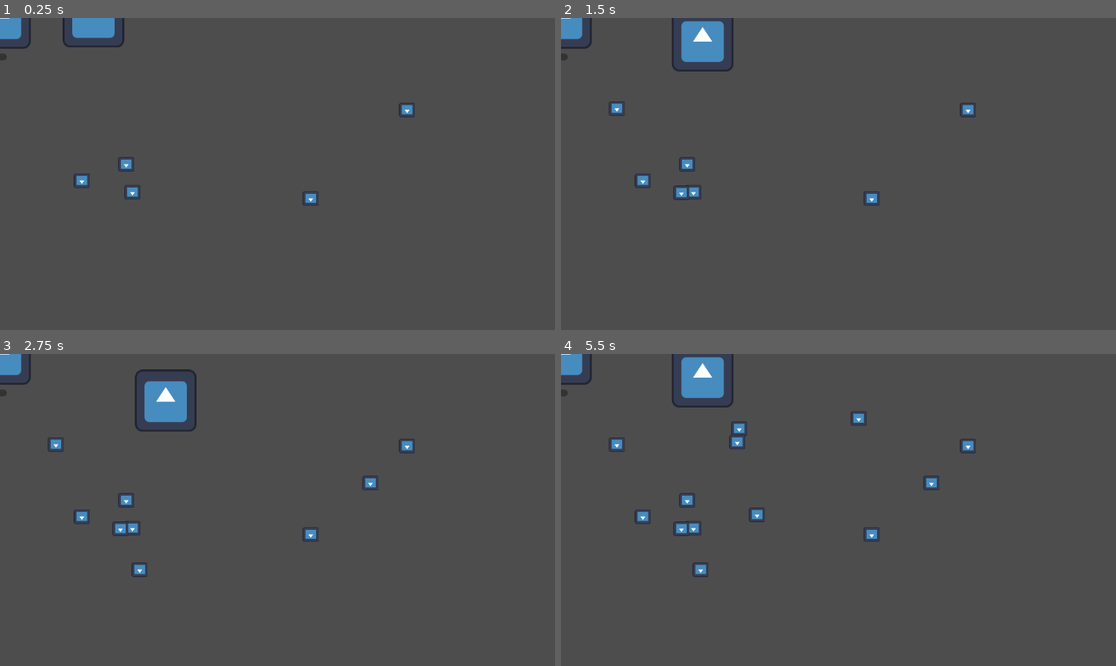
Above: before the commit, frames 1-4 (two rows, left to right).
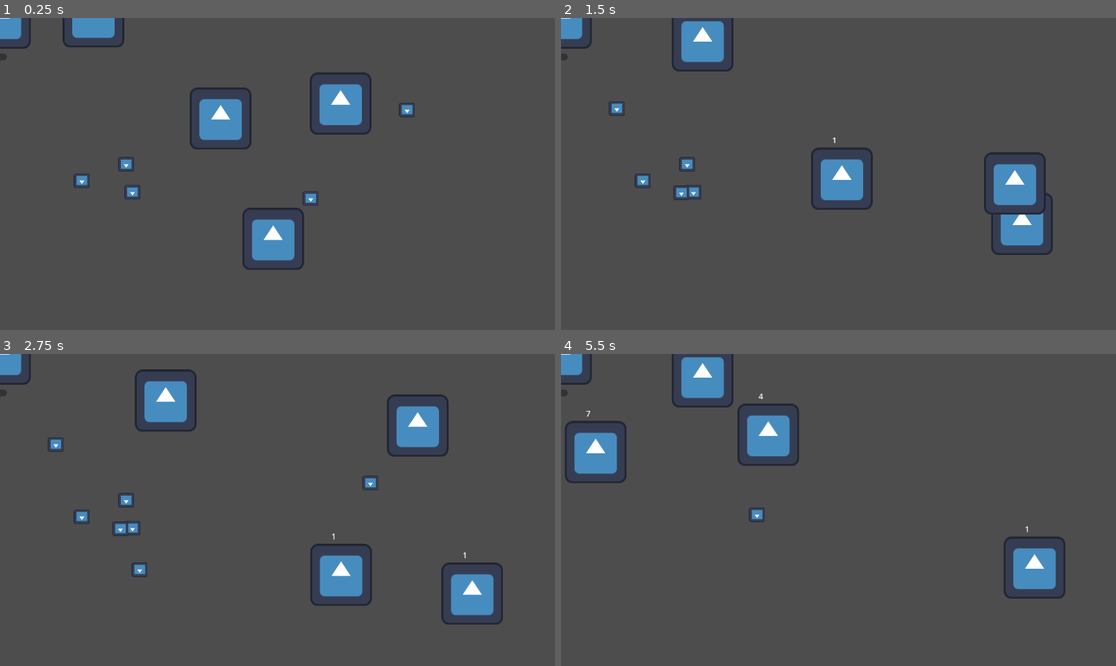
Above: after the commit, the same moments.

Repository: MenshikovMakxim/GodotGame1
Game: Godot game, scene res://main.tscn
Same seed, same stepped clock (60 frames per second), same inputs: the game is played once before the commit and once after it. The engine's default icon, where the game draws it, is replaced by a stand-in: a white triangle on a blue panel in a dark square.
Inputs:
- Up to frame 1 (0.25 s): no input
- Up to frame 2 (1.5 s): tap Enter at 0.5 s; hold Right 0.53-1.28 s; hold Down from 1.28 s (still down)
- Up to frame 3 (2.75 s): release Down at 2.03 s; hold Right from 2.03 s (still down)
- Up to frame 4 (5.5 s): release Right at 2.78 s; hold Up 2.78-3.53 s; hold Left 3.53-5.03 s; hold Down from 5.03 s (still down)

The runs differ from the first frame. In frame 1, 3.9% of the frame differs, in the area x 34-67%, y 17-81%; in frame 2, 3.7%; in frame 3, 4.0%; in frame 4, 4.8%, in the area x 0-91%, y 12-79%.

Commit message:
added AI-Hero

Diff:
--- a/new-game-project/coin.gd
+++ b/new-game-project/coin.gd
@@ -2,7 +2,8 @@
 
 
 func _on_area_entered(area: Area2D) -> void:
-	if area.name.begins_with("Hero2"):
-		self.get_parent().change_score(1)
+	if area.name.begins_with("Hero"):
+		#self.get_parent().change_score(1)
+		area.change_score(1)
 		queue_free()
 	pass # Replace with function body.
--- a/new-game-project/hero.gd
+++ b/new-game-project/hero.gd
@@ -1,12 +1,38 @@
 extends Node2D
 
 @export var speed=100
+@export var isAI = false
+var dirX = 1
+var dirY = 1
+var timeOfmovement = 0
+var timeOfDirChange = 3
+
+var score = 0
+
+func change_score(delta):
+	score+=delta
+	$Score.text = str(score)
 
 func _process(delta: float) -> void:
 	#self.position.x+=0.2
+	if isAI:
+		self.position.x+=speed*delta*dirX
+		self.position.y+=speed*delta*dirY
+		if self.position.x>=1092 or self.position.x<=60:
+			dirX = -dirX
+		if self.position.y>=588 or self.position.y<=60:
+			dirY = -dirY
+
+		timeOfDirChange+=delta
+		if timeOfmovement>=timeOfDirChange:
+			timeOfmovement=0
+			dirX = randf_range(-1,1)
+			dirY = randf_range(-1,1)
 	pass
 
 func _input(event: InputEvent) -> void:
+	if isAI:
+		return
 	print(event)
 	if event is InputEventKey:
 		if event.keycode==KEY_UP:
--- a/new-game-project/hero.tscn
+++ b/new-game-project/hero.tscn
@@ -15,3 +15,9 @@
 
 [node name="CollisionShape2D" type="CollisionShape2D" parent="."]
 shape = SubResource("RectangleShape2D_p1r5x")
+
+[node name="Score" type="Label" parent="."]
+offset_left = -20.0
+offset_top = -92.0
+offset_right = 20.0
+offset_bottom = -69.0
--- a/new-game-project/main.tscn
+++ b/new-game-project/main.tscn
@@ -45,11 +45,19 @@
 [node name="Area2D6" parent="." instance=ExtResource("4_1bvp3")]
 position = Vector2(834, -51)
 
-[node name="score" type="Label" parent="."]
-offset_left = 174.0
-offset_top = 71.0
-offset_right = 214.0
-offset_bottom = 94.0
+[node name="Hero" parent="." instance=ExtResource("3_h2yge")]
+position = Vector2(433, 184)
+isAI = true
+
+[node name="Hero3" parent="." instance=ExtResource("3_h2yge")]
+position = Vector2(657, 128)
+speed = 200
+isAI = true
+
+[node name="Hero4" parent="." instance=ExtResource("3_h2yge")]
+position = Vector2(492, 384)
+speed = 300
+isAI = true
 
 [connection signal="button_down" from="CheckButton" to="." method="_on_check_button_button_down"]
 [connection signal="timeout" from="Timer" to="." method="_on_timer_timeout"]
